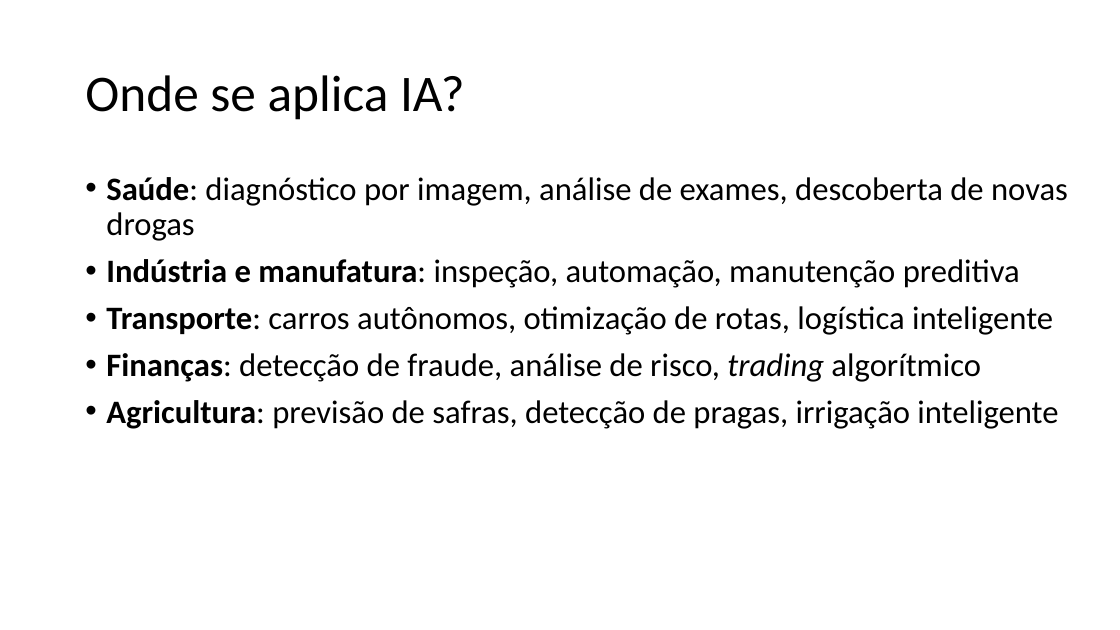
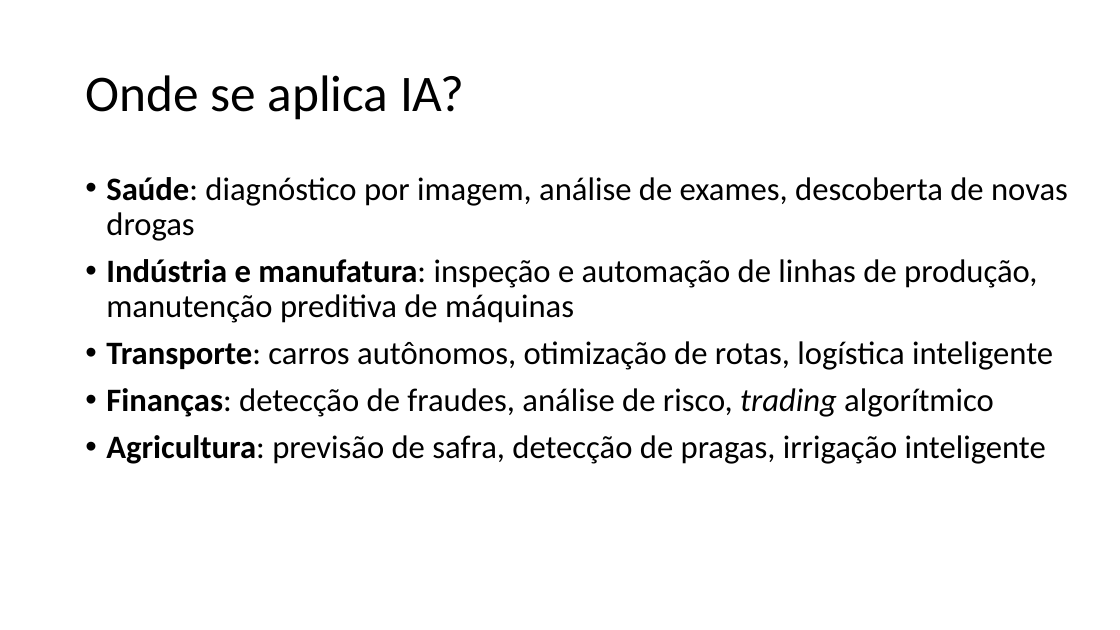
Before and after one commit to zz4fap/c24_inteligencia_artificial, a slide deck: slide 31 of slides/C24_Introdução.pptx. Drawn at 1120x630 pixels with LibreOffice and Linux fonts; fonts in the diff are those of the drawing. Boxes give left, top, right and bottom in pixels: in the first picture for what was removed or moved away, otherwise in the second. Text is boxed around its words. In the diff, an @@ line names an element or a change of style, - is before the commit and + after.

```diff
--- a/slides/C24_Introdução.pptx
+++ b/slides/C24_Introdução.pptx
@@ text at [106, 259, 1037, 323]: text changed @@
-• Indústria e manufatura: inspeção, automação, manutenção preditiva
+• Indústria e manufatura: inspeção e automação de linhas de produção, manutenção preditiva de máquinas
@@ text at [106, 388, 1046, 464]: text changed @@
-• Finanças: detecção de fraude, análise de risco, trading algorítmico
-• Agricultura: previsão de safras, detecção de pragas, irrigação inteligente
+• Finanças: detecção de fraudes, análise de risco, trading algorítmico
+• Agricultura: previsão de safra, detecção de pragas, irrigação inteligente
```
Also in this commit, not shown: 24 other slides changed, 1 other file.
